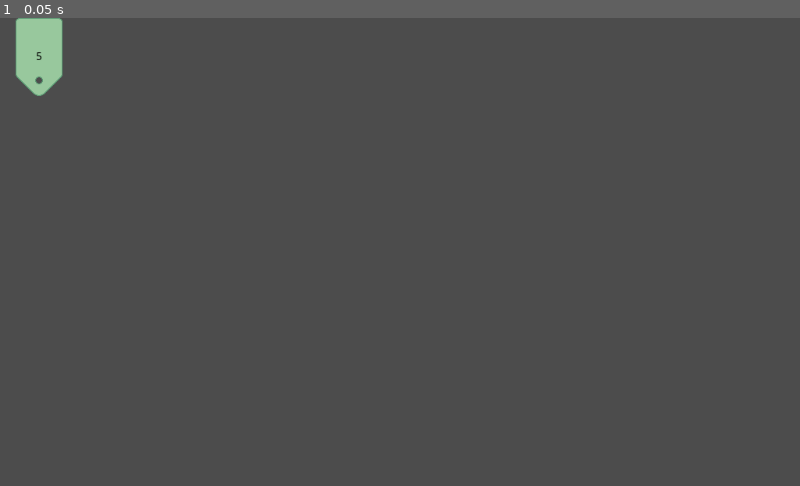
Above: before the commit, frame 1.
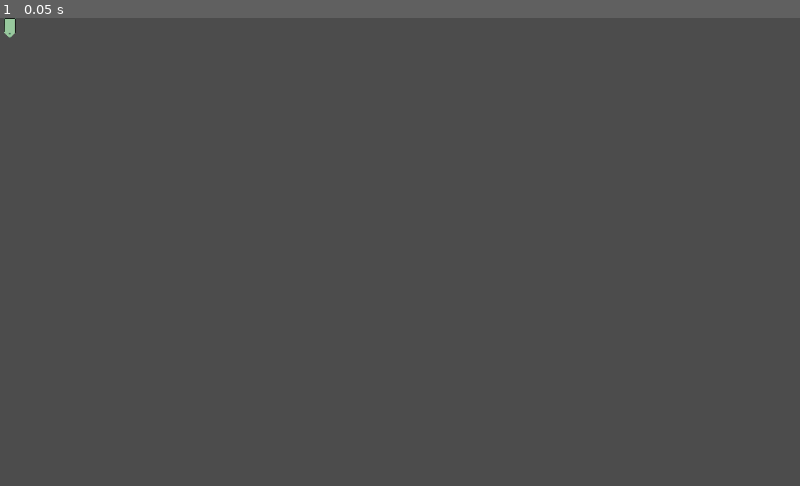
Above: after the commit, the same moment.

Repository: vel-jack/timeline
Game: Godot game, scene res://Scenes/Tag.tscn
The game is run twice, just before and just after one commit, with the same random seed, the same clock (stepped at 60 frames per second) and the same inputs. The project has no main scene, so this scene is started directly.
Inputs:
- Up to frame 1 (0.05 s): no input

The runs differ from the first frame. In frame 1, 0.9% of the frame differs, in the area x 0-8%, y 0-17%.

Commit message:
tag and timeline edit

Diff:
--- a/Scenes/Editor.tscn
+++ b/Scenes/Editor.tscn
@@ -1,8 +1,24 @@
-[gd_scene load_steps=7 format=2]
+[gd_scene load_steps=25 format=2]
 
 [ext_resource path="res://Fonts/UbuntuCondensed-Regular.ttf" type="DynamicFontData" id=1]
 [ext_resource path="res://Scripts/Editor.gd" type="Script" id=2]
-[ext_resource path="res://Scenes/Tag.tscn" type="PackedScene" id=3]
+[ext_resource path="res://Assets/Pose/4.png" type="Texture" id=3]
+[ext_resource path="res://Assets/Pose/7.png" type="Texture" id=4]
+[ext_resource path="res://Assets/Pose/2.png" type="Texture" id=5]
+[ext_resource path="res://Assets/Pose/6.png" type="Texture" id=6]
+[ext_resource path="res://Assets/Pose/1.png" type="Texture" id=7]
+[ext_resource path="res://Assets/Pose/8.png" type="Texture" id=8]
+[ext_resource path="res://Assets/Pose/3.png" type="Texture" id=9]
+[ext_resource path="res://Assets/Pose/5.png" type="Texture" id=10]
+[ext_resource path="res://Assets/Eyes/7.png" type="Texture" id=11]
+[ext_resource path="res://Assets/Eyes/4.png" type="Texture" id=12]
+[ext_resource path="res://Assets/Eyes/5.png" type="Texture" id=13]
+[ext_resource path="res://Assets/Eyes/1.png" type="Texture" id=14]
+[ext_resource path="res://Assets/Eyes/3.png" type="Texture" id=15]
+[ext_resource path="res://Assets/Eyes/2.png" type="Texture" id=16]
+[ext_resource path="res://Assets/Eyes/8.png" type="Texture" id=17]
+[ext_resource path="res://Assets/Eyes/6.png" type="Texture" id=18]
+[ext_resource path="res://Assets/Eyes/9.png" type="Texture" id=19]
 
 [sub_resource type="DynamicFont" id=2]
 size = 24
@@ -11,6 +27,22 @@
 [sub_resource type="Theme" id=1]
 default_font = SubResource( 2 )
 
+[sub_resource type="StyleBoxFlat" id=4]
+bg_color = Color( 0.611765, 0.611765, 0.611765, 1 )
+
+[sub_resource type="SpriteFrames" id=5]
+animations = [ {
+"frames": [ ExtResource( 7 ), ExtResource( 5 ), ExtResource( 9 ), ExtResource( 3 ), ExtResource( 10 ), ExtResource( 6 ), ExtResource( 4 ), ExtResource( 8 ) ],
+"loop": true,
+"name": "default",
+"speed": 5.0
+}, {
+"frames": [ ExtResource( 14 ), ExtResource( 19 ), ExtResource( 16 ), ExtResource( 15 ), ExtResource( 12 ), ExtResource( 13 ), ExtResource( 18 ), ExtResource( 11 ), ExtResource( 17 ) ],
+"loop": true,
+"name": "eyes",
+"speed": 5.0
+} ]
+
 [sub_resource type="StyleBoxFlat" id=3]
 bg_color = Color( 1, 1, 1, 1 )
 
@@ -27,11 +59,24 @@
 "_edit_lock_": true
 }
 
-[node name="VideoUI" type="Control" parent="Vbox"]
+[node name="VideoUI" type="Panel" parent="Vbox"]
 margin_right = 1024.0
 margin_bottom = 396.0
 rect_min_size = Vector2( 0, 100 )
 size_flags_vertical = 3
+custom_styles/panel = SubResource( 4 )
+
+[node name="body" type="AnimatedSprite" parent="Vbox/VideoUI"]
+position = Vector2( 550, 200 )
+scale = Vector2( 0.619444, 0.619444 )
+frames = SubResource( 5 )
+
+[node name="eyes" type="AnimatedSprite" parent="Vbox/VideoUI"]
+position = Vector2( 550, 200 )
+scale = Vector2( 0.619444, 0.619444 )
+frames = SubResource( 5 )
+animation = "eyes"
+frame = 1
 
 [node name="ControllerUI" type="Panel" parent="Vbox"]
 margin_top = 400.0
@@ -52,12 +97,6 @@
 margin_right = 1024.0
 margin_bottom = 76.0
 size_flags_vertical = 3
-
-[node name="Tag" parent="Vbox/ControllerUI/VBoxContainer/Editor/Control" instance=ExtResource( 3 )]
-margin_left = 10.0
-margin_top = 34.0
-margin_right = 35.0
-margin_bottom = 59.0
 
 [node name="TimelineBg" type="Panel" parent="Vbox/ControllerUI/VBoxContainer/Editor/Control"]
 anchor_top = 0.5
@@ -70,6 +109,12 @@
 rect_min_size = Vector2( 0, 10 )
 custom_styles/panel = SubResource( 3 )
 
+[node name="Tags" type="Control" parent="Vbox/ControllerUI/VBoxContainer/Editor/Control/TimelineBg"]
+anchor_right = 1.0
+anchor_bottom = 1.0
+margin_top = -12.0
+margin_bottom = -12.0
+
 [node name="Timeline" type="Panel" parent="Vbox/ControllerUI/VBoxContainer/Editor/Control"]
 modulate = Color( 0.121569, 0.380392, 0.203922, 1 )
 anchor_top = 0.5
@@ -117,7 +162,7 @@
 size_flags_vertical = 5
 text = "STOP"
 
-[node name="cursor" type="Label" parent="Vbox/ControllerUI/VBoxContainer/slider"]
+[node name="time" type="Label" parent="Vbox/ControllerUI/VBoxContainer/slider"]
 margin_left = 180.0
 margin_top = 3.0
 margin_right = 230.0
--- a/Scenes/Tag.tscn
+++ b/Scenes/Tag.tscn
@@ -1,14 +1,16 @@
-[gd_scene load_steps=2 format=2]
+[gd_scene load_steps=3 format=2]
 
 [ext_resource path="res://Assets/tag.png" type="Texture" id=1]
+[ext_resource path="res://Scripts/Tag.gd" type="Script" id=2]
 
 [node name="Tag" type="TextureRect"]
-margin_right = 100.0
-margin_bottom = 100.0
+margin_right = 25.0
+margin_bottom = 25.0
 rect_min_size = Vector2( 25, 25 )
 texture = ExtResource( 1 )
 expand = true
 stretch_mode = 1
+script = ExtResource( 2 )
 
 [node name="Label" type="Label" parent="."]
 modulate = Color( 0, 0, 0, 1 )
@@ -16,6 +18,5 @@
 anchor_bottom = 1.0
 grow_horizontal = 2
 grow_vertical = 2
-text = "5"
 align = 1
 valign = 1
--- a/Scripts/Editor.gd
+++ b/Scripts/Editor.gd
@@ -5,27 +5,42 @@
 var cur_pos = 0
 var audio_length_str = ""
 var audio_length= 0
+var tags = {}
 
 # onready
 onready var progress = $Vbox/ControllerUI/VBoxContainer/Editor/progress
 onready var play = $Vbox/ControllerUI/VBoxContainer/slider/Play
 onready var stop = $Vbox/ControllerUI/VBoxContainer/slider/Stop
-onready var cursor = $Vbox/ControllerUI/VBoxContainer/slider/cursor
+onready var time = $Vbox/ControllerUI/VBoxContainer/slider/time
 onready var audio_player = $AudioPlayer
 onready var timeline = $Vbox/ControllerUI/VBoxContainer/Editor/Control/Timeline
 onready var timeline_bg =$Vbox/ControllerUI/VBoxContainer/Editor/Control/TimelineBg
+onready var tags_parent = $Vbox/ControllerUI/VBoxContainer/Editor/Control/TimelineBg/Tags
+onready var body = $Vbox/VideoUI/body
+onready var eyes = $Vbox/VideoUI/eyes
 
+# preload
+const _tag_scene = preload("res://Scenes/Tag.tscn")
 
 func _ready():
 	audio_player.stream = load("res://Assets/cool.mp3")
 	audio_length = audio_player.stream.get_length()
 	progress.max_value = audio_length
 	audio_length_str = to_time(int(audio_length))
-	set_curser(0)
+	set_time(0)
+	set_timeline(0)
 
 
-func set_curser(t):
-	cursor.text = to_time(t)+'/'+audio_length_str;
+
+func set_time(t):
+	time.text = to_time(t)+'/'+audio_length_str;
+
+func set_timeline(a):
+	timeline.rect_size = Vector2(timeline_bg.rect_size.x* (a/audio_length*100)/100 ,10)
+	progress.value = a
+	var x = int(timeline.rect_size.x)
+	if x in tags.keys():
+		body.frame = tags[x]
 
 func to_time(secs):
 	return "%02d:%02d" % [(secs/60)%60,secs%60]
@@ -34,9 +49,8 @@
 func _process(delta):
 	if audio_player.playing:
 		var a = audio_player.get_playback_position()
-		set_curser(int(a))
-		progress.value = a
-		timeline.rect_size = Vector2(timeline_bg.rect_size.x* (a/audio_length*100)/100 ,10)
+		set_time(int(a))
+		set_timeline(a)
 	pass
 
 
@@ -76,3 +90,41 @@
 
 func _on_progress_value_changed(value):
 	cur_pos = value
+	set_time(int(cur_pos))
+	set_timeline(cur_pos)
+
+var pressed = false
+func _unhandled_key_input(event):
+	if event.pressed:
+		if not pressed:
+			pressed = true
+			match event.scancode:
+				KEY_1:
+					add_tag(0)
+				KEY_2:
+					add_tag(1)
+				KEY_3:
+					add_tag(2)
+				KEY_4:
+					add_tag(3)
+				KEY_5:
+					add_tag(4)
+				KEY_6:
+					add_tag(5)
+				KEY_7:
+					add_tag(6)
+				KEY_8:
+					add_tag(7)
+	else:
+		pressed =false
+
+
+func add_tag(n):
+	body.frame = n
+	var inst = _tag_scene.instance()
+	inst.num = n
+	var at = timeline.rect_size.x
+	tags[int(at)] = n
+	inst.rect_position = Vector2(at-14,-16)
+	tags_parent.add_child(inst)
+	pass
--- /dev/null
+++ b/Scripts/Tag.gd
@@ -0,0 +1,8 @@
+extends TextureRect
+
+
+var num = 0 setget set_num
+
+func set_num(n):
+	num = n
+	$Label.text = str(n)
Binary file changed: Assets/tag.png
Not shown, changed: .gitignore
